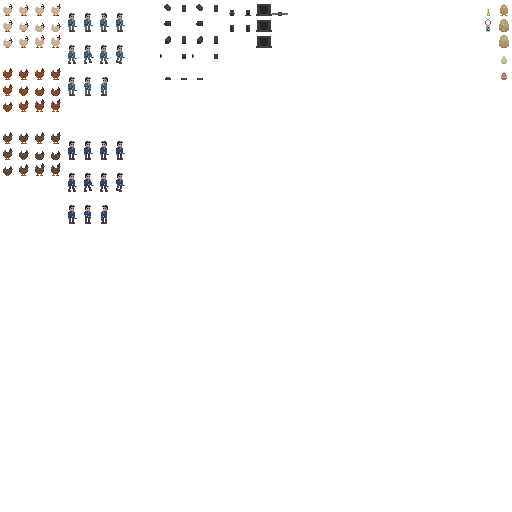
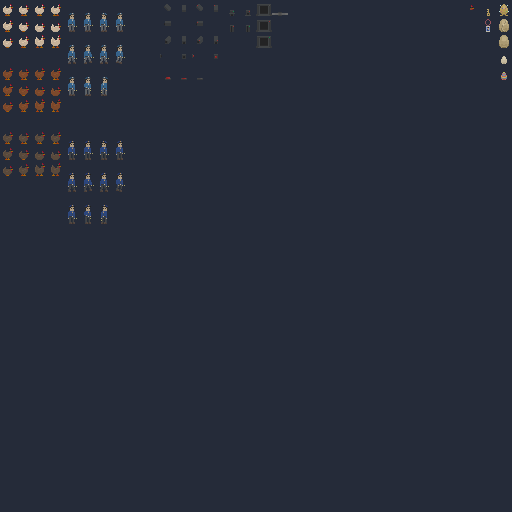
The second 512 × 512 image is a revision of the first. Changes to its layers:
added layer "Layer 1" above "Doors" over (470, 5, 474, 10)
showed "Layer 0" over (0, 0, 512, 512)
